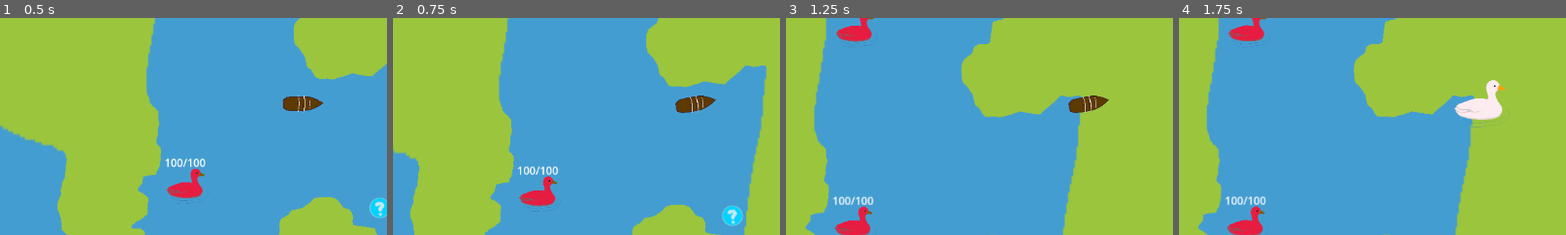
Above: before the commit, frames 1-4 (left to right).
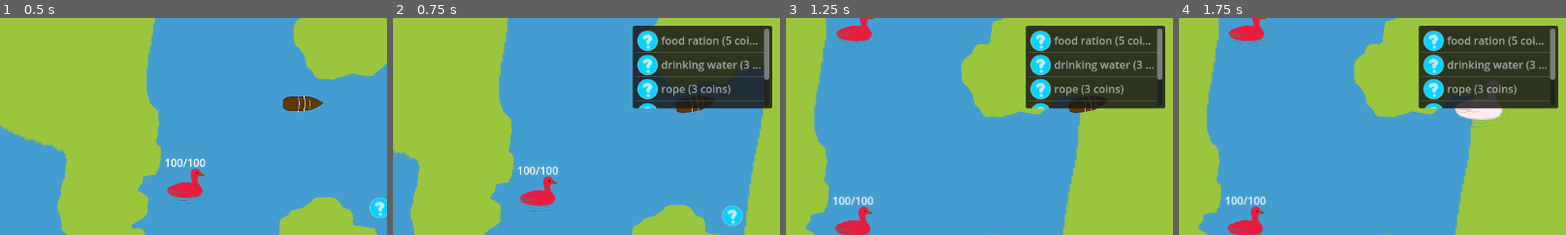
Above: after the commit, the same moments.

Repository: screenpotato/WAVES-next-hit
Game: Godot game, scene res://src/main.tscn
Same seed, same stepped clock (60 frames per second), same inputs: the game is played once before the commit and once after it.
Inputs:
- Up to frame 1 (0.5 s): no input
- Up to frame 2 (0.75 s): tap Enter (ui_accept) at 0.5 s; hold Right (ui_right) from 0.53 s (still down); hold O (shop, bound only after the commit) from 0.53 s (still down)
- Up to frame 3 (1.25 s): keep holding Right (ui_right); keep holding O (shop, bound only after the commit)
- Up to frame 4 (1.75 s): keep holding Right (ui_right); release O (shop, bound only after the commit) at 1.28 s; tap E (explore) at 1.35 s; tap O (shop, bound only after the commit) at 1.52, 1.55 s
The pictures show only the part of the screen within x 11-61%, y 30-80%; the shares and areas given below are measured in that part.

Frame 1 is identical in both runs. In frame 2, 14% of the frame differs, in the area x 61-98%, y 3-42%; in frame 3, 14%; in frame 4, 14%.

Commit message:
implement completely non-functional shop interface

Diff:
--- a/project.godot
+++ b/project.godot
@@ -59,6 +59,11 @@
 "events": [Object(InputEventKey,"resource_local_to_scene":false,"resource_name":"","device":-1,"window_id":0,"alt_press …(192 unchanged characters)…
 ]
 }
+shop={
+"deadzone": 0.2,
+"events": [Object(InputEventKey,"resource_local_to_scene":false,"resource_name":"","device":-1,"window_id":0,"alt_pressed":false,"shift_pressed":false,"ctrl_pressed":false,"meta_pressed":false,"pressed":false,"keycode":0,"physical_keycode":79,"key_label":0,"unicode":111,"location":0,"echo":false,"script":null)
+]
+}
 
 [physics]
 
--- a/src/main.gd
+++ b/src/main.gd
@@ -9,6 +9,7 @@
 @onready var player: CharacterBody2D = $Player
 @onready var inventory_panel: PanelContainer = $CanvasLayer/Inventory
 @onready var inventory_list: ItemList = $CanvasLayer/Inventory/ItemList
+@onready var shop_panel: PanelContainer = $CanvasLayer/Shop
 
 var clues_found: int = 0
 var items_in_inventory: Array = []
@@ -26,6 +27,9 @@
 	if event.is_action_pressed("inventory"):
 		inventory_panel.visible = not inventory_panel.visible
 		# TODO: pause game while inventory is open?
+	if event.is_action_pressed("shop"):
+		shop_panel.visible = not shop_panel.visible
+
 
 
 # Called every frame. 'delta' is the elapsed time since the previous frame.
--- a/src/main.tscn
+++ b/src/main.tscn
@@ -10,6 +10,7 @@
 [ext_resource type="PackedScene" uid="uid://yylbk60s7pj2" path="res://src/rock_3.tscn" id="5_kmhfv"]
 [ext_resource type="PackedScene" uid="uid://w67es3r38738" path="res://src/item.tscn" id="8_5mrjc"]
 [ext_resource type="AudioStream" uid="uid://kvr4iarup21q" path="res://audio/diving.mp3" id="9_kf8lf"]
+[ext_resource type="Texture2D" uid="uid://bfm1lnlyk0yfx" path="res://art/item.png" id="10_uewes"]
 
 [node name="Main" type="Node2D"]
 script = ExtResource("1_rlaii")
@@ -379,6 +380,29 @@
 [node name="ItemList" type="ItemList" parent="CanvasLayer/Inventory"]
 layout_mode = 2
 
+[node name="Shop" type="PanelContainer" parent="CanvasLayer"]
+visible = false
+offset_left = 482.0
+offset_top = 208.0
+offset_right = 689.0
+offset_bottom = 331.0
+size_flags_horizontal = 4
+size_flags_vertical = 4
+
+[node name="ItemList" type="ItemList" parent="CanvasLayer/Shop"]
+layout_mode = 2
+item_count = 5
+item_0/text = "food ration (5 coins)"
+item_0/icon = ExtResource("10_uewes")
+item_1/text = "drinking water (3 coins)"
+item_1/icon = ExtResource("10_uewes")
+item_2/text = "rope (3 coins)"
+item_2/icon = ExtResource("10_uewes")
+item_3/text = "ammunition (1 coin)"
+item_3/icon = ExtResource("10_uewes")
+item_4/text = "paper (1 coin)"
+item_4/icon = ExtResource("10_uewes")
+
 [node name="VBoxContainer" type="VBoxContainer" parent="CanvasLayer"]
 offset_right = 40.0
 offset_bottom = 40.0
Not shown: 1 places in src/main.tscn that only renumber resources
